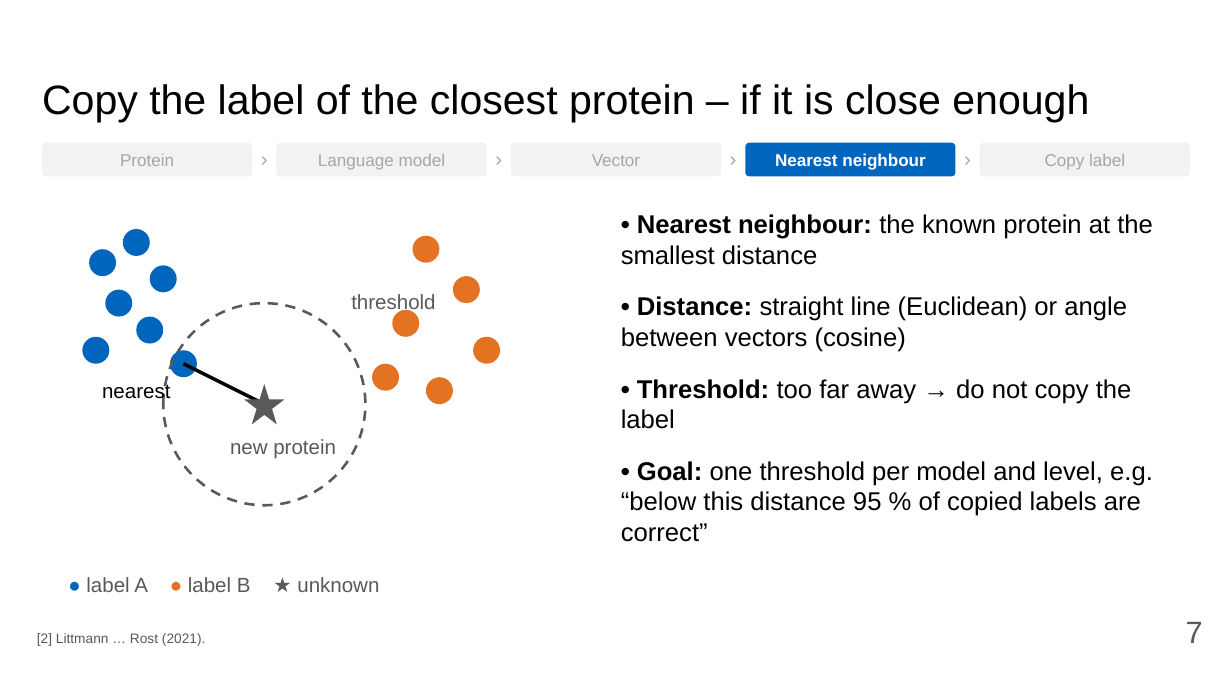
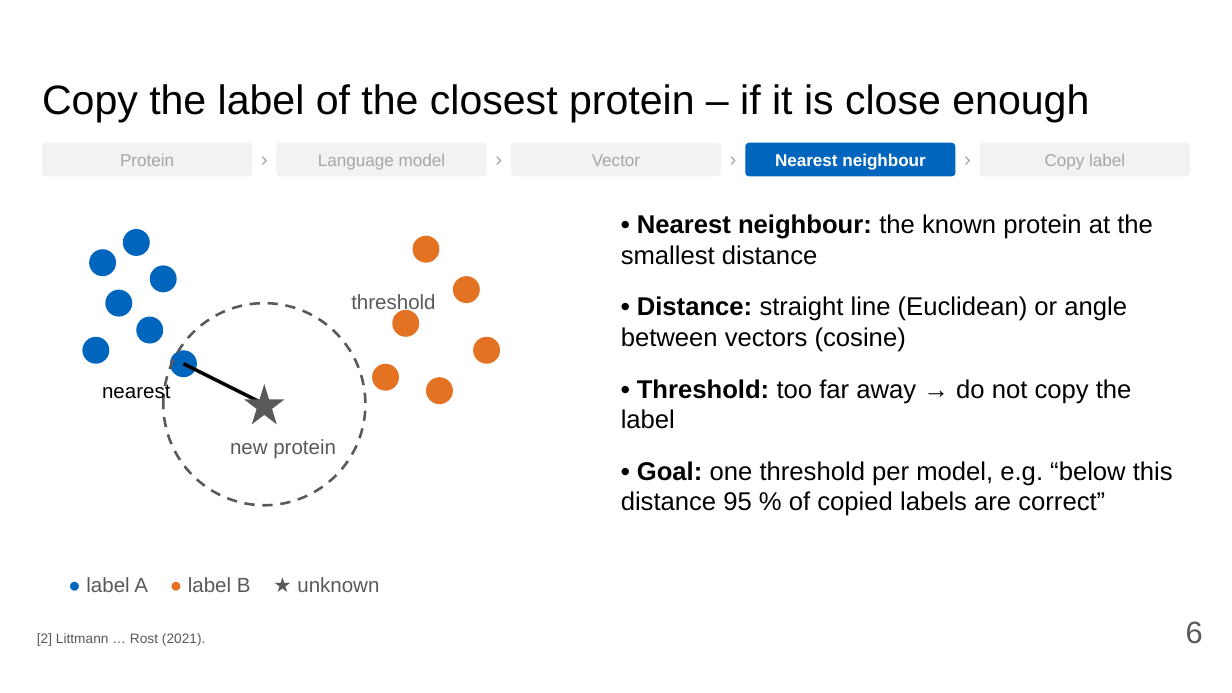
Before and after one commit to Pollysoma/protein-prediction-project-2, a slide deck: slide 6 of presentation/2026-11-02_pitch.pptx (slide 7 before the commit). Drawn at 1232x693 pixels with LibreOffice and Linux fonts; fonts in the diff are those of the drawing. Boxes give left, top, right and bottom in pixels: in the first picture for what was removed or moved away, otherwise in the second. Text is boxed around its words. In the diff, an @@ line names an element or a change of style, - is before the commit and + after.

```diff
--- a/presentation/2026-11-02_pitch.pptx
+++ b/presentation/2026-11-02_pitch.pptx
@@ text at [621,461,1173,516]: text changed @@
-• Goal: one threshold per model and level, e.g. “below this distance 95 % of copied labels are correct”
+• Goal: one threshold per model, e.g. “below this distance 95 % of copied labels are correct”
@@ page number at [1186,621,1203,644]: text changed @@
-7
+6
```
Also in this commit, not shown: 7 other slides changed, 1 slide added, 1 slide removed, 2 other files.
